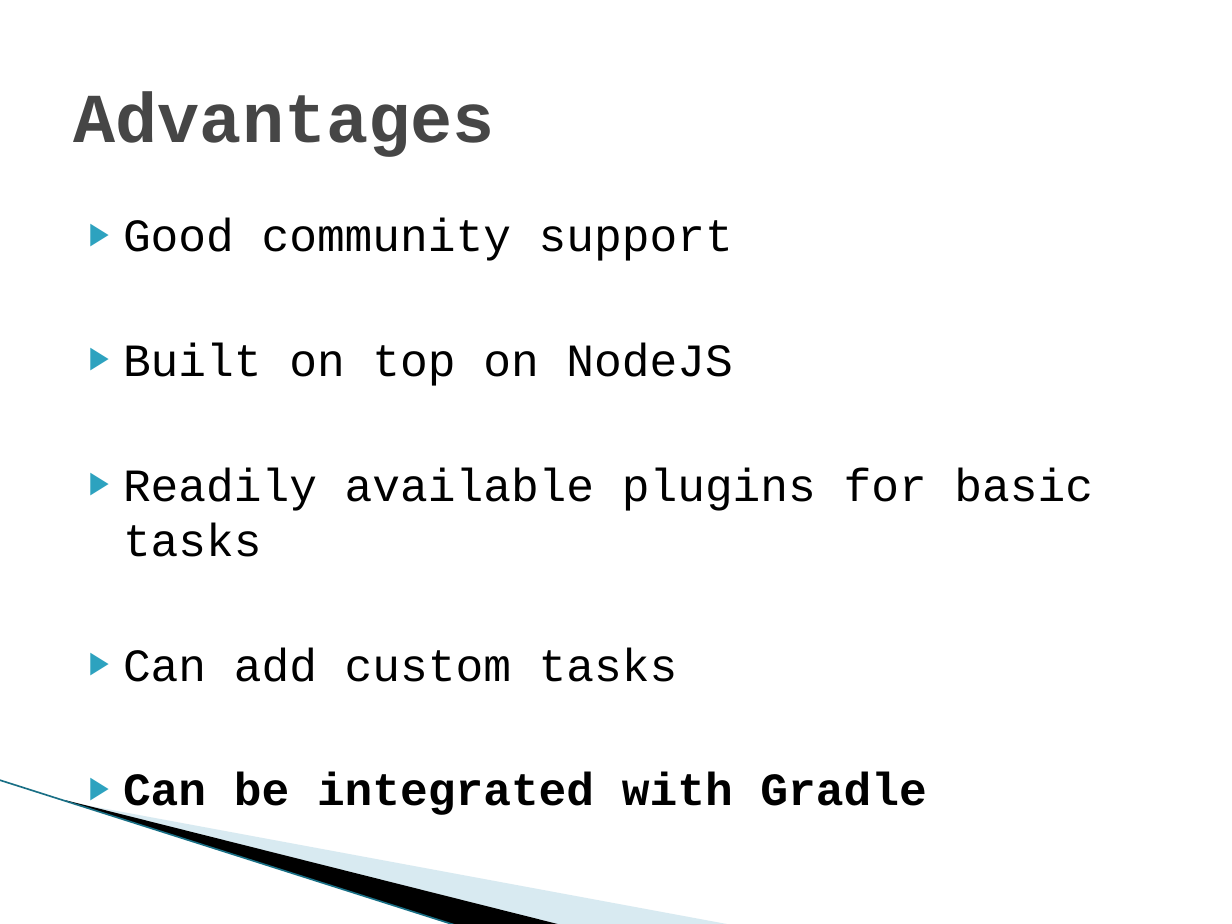
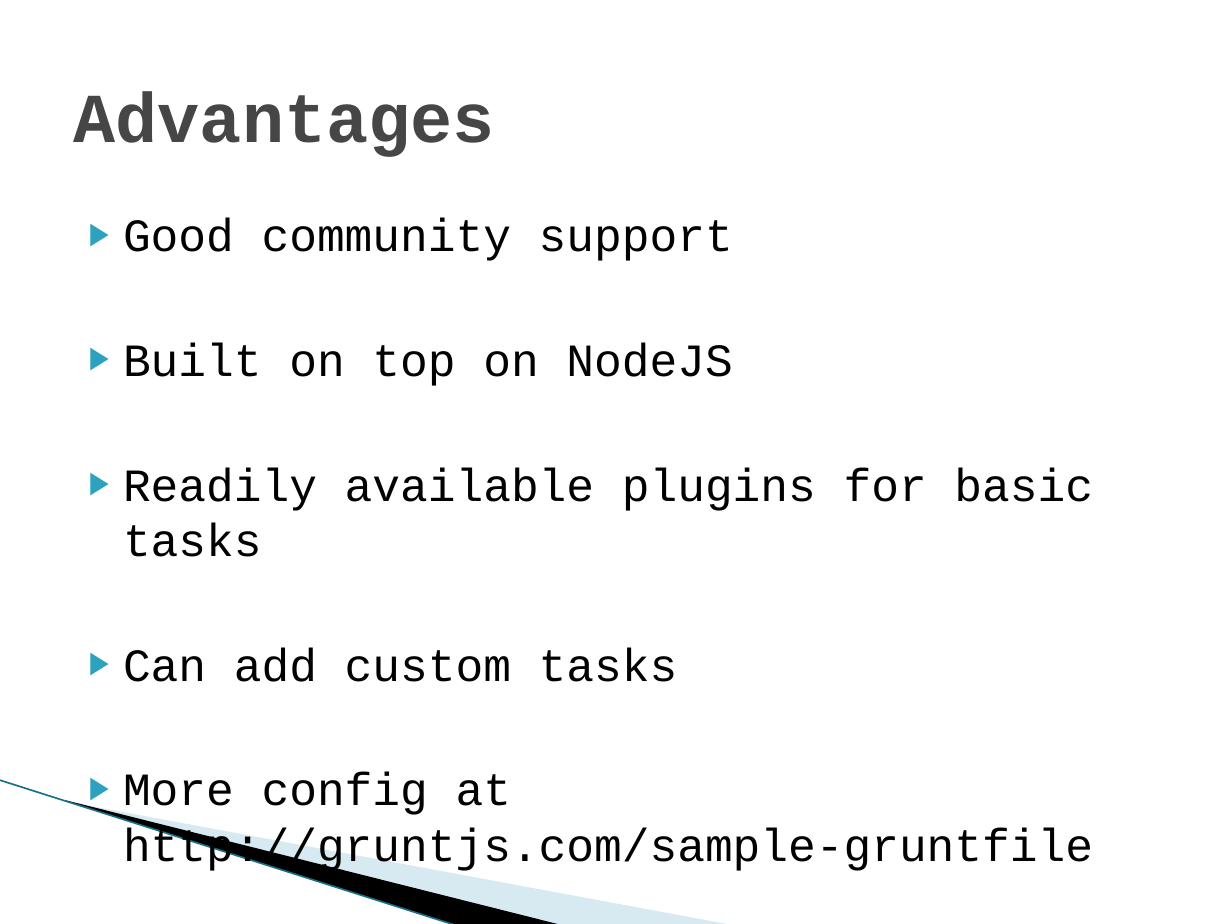
Before and after one commit to jerrykid/Automation-FrontEnd-With-Gruntjs, a slide deck: slide 13 of Automation-FrontEnd-With-Gruntjs.pptx (slide 12 before the commit). Drawn at 1232x924 pixels with LibreOffice and Linux fonts; fonts in the diff are those of the drawing; background and template pictures are left out. Boxes give left, top, right and bottom in pixels: in the first picture for what was removed or moved away, otherwise in the second. Text is boxed around its words. In the diff, an @@ line names an element or a change of style, - is before the commit and + after.

```diff
--- a/Automation-FrontEnd-With-Gruntjs.pptx
+++ b/Automation-FrontEnd-With-Gruntjs.pptx
@@ text at box(123, 773, 1093, 874): text changed; bold off @@
-▶ Can be integrated with Gradle
+▶ More config at http://gruntjs.com/sample-gruntfile
```
Also in this commit, not shown: 4 other slides changed, 12 slides added, 1 slide removed, 1 other file.
